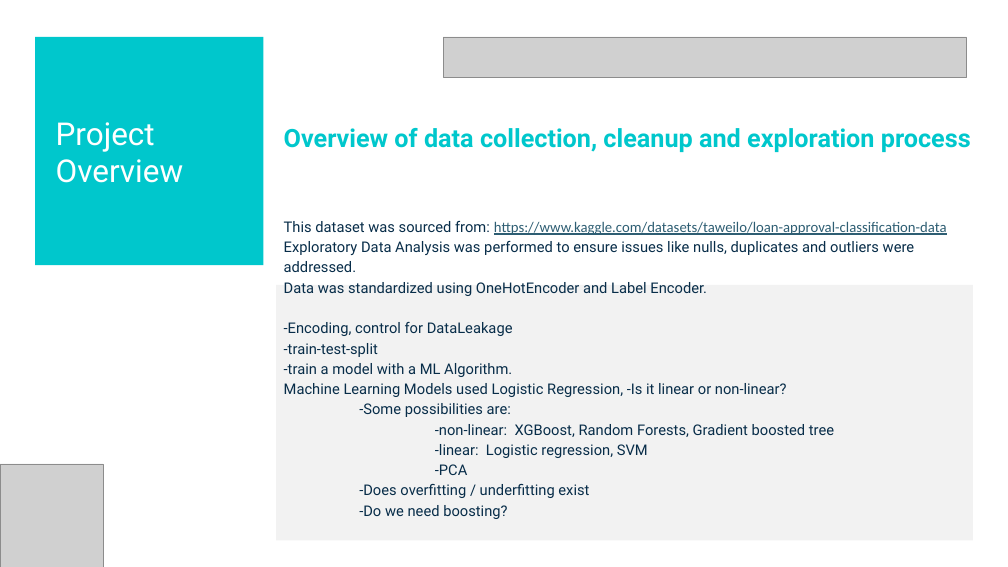
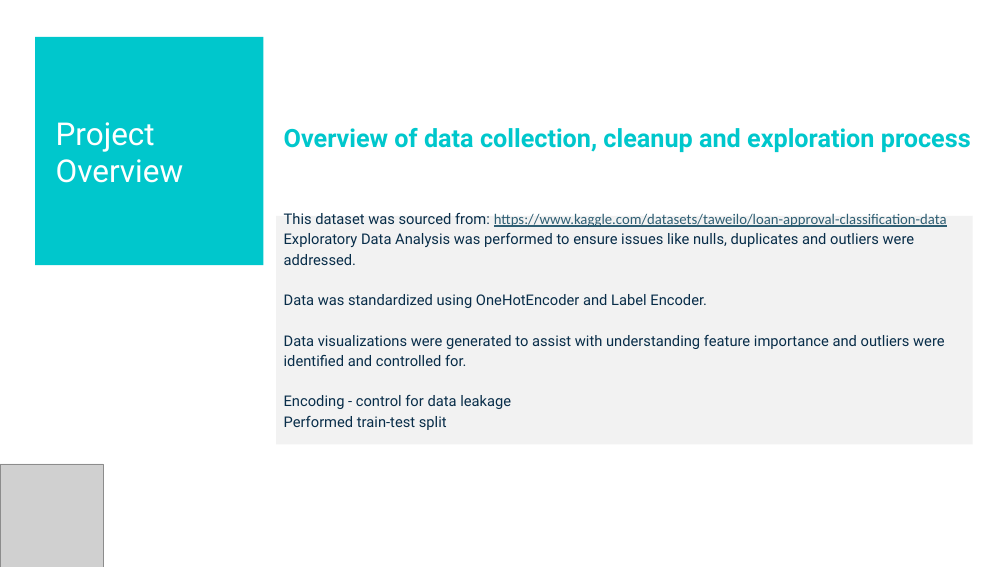
Before and after one commit to Pete1001/ML-Bank, a slide deck: slide 4 of Resources/ML-Bank.pptx. Drawn at 1008x567 pixels with LibreOffice and Linux fonts; fonts in the diff are those of the drawing; grey boxes stand for pictures. Boxes give left, top, right and bottom in pixels: in the first picture for what was removed or moved away, otherwise in the second. Text is boxed around its words. In the diff, an @@ line names an element or a change of style, - is before the commit and + after.

```diff
--- a/Resources/ML-Bank.pptx
+++ b/Resources/ML-Bank.pptx
@@ picture removed at (443,37,966,78) @@
@@ text "This dataset was sourced from: ...": place and size @@
-text "This dataset was sourced from: ..." at (284,221,947,519)
+text "This dataset was sourced from: ..." at (284,213,947,430)
@@ rectangle: place and size @@
-rectangle at (276,285,973,541)
+rectangle at (276,216,973,445)
@@ text at (284,335,945,430): text changed @@
--Encoding, control for DataLeakage
--train-test-split
--train a model with a ML Algorithm.
-Machine Learning Models used Logistic Regression, -Is it linear or non-linear?
--Some possibilities are:
--non-linear: XGBoost, Random Forests, Gradient boosted tree
--linear: Logistic regression, SVM
--PCA
--Does overfitting / underfitting exist
--Do we need boosting?
+Data visualizations were generated to assist with understanding feature importance and outliers were identified and controlled for.
+Encoding - control for data leakage
+Performed train-test split
```
Also in this commit, not shown: 7 other slides changed, 3 slides added.
